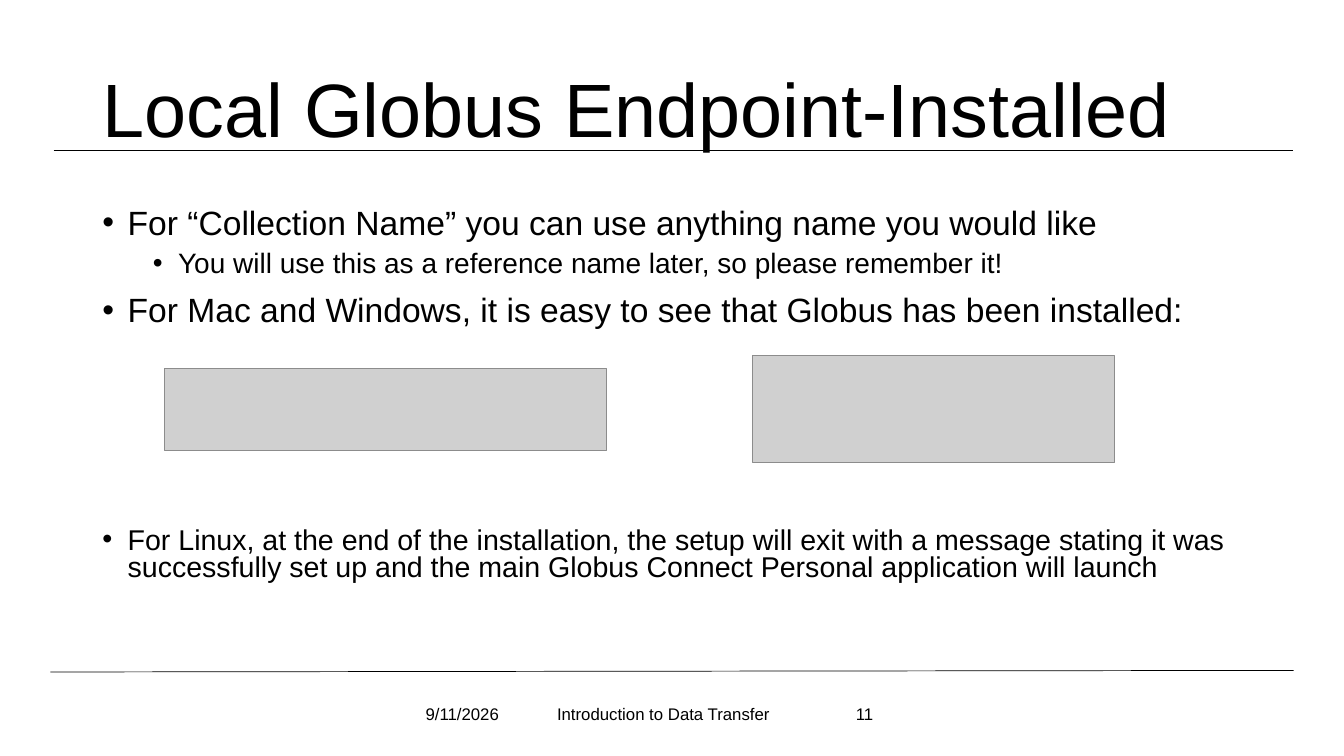
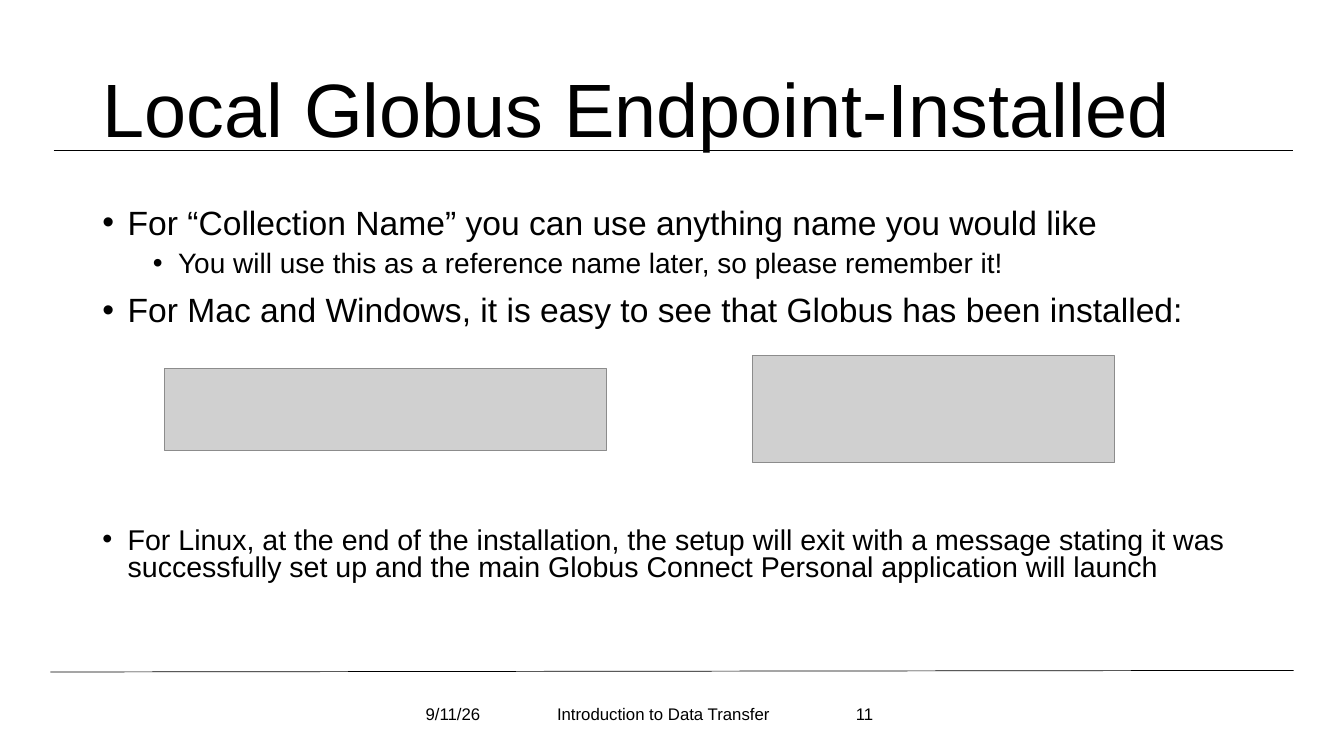
Before and after one commit to ResearchComputing/data_transfer_with_globus_quick_byte, a slide deck: slide 11 of data_transfer_with_globus.pptx. Drawn at 1344x756 pixels with LibreOffice and Linux fonts; fonts in the diff are those of the drawing; grey boxes stand for pictures; background and template pictures are left out. Boxes give left, top, right and bottom in pixels: in the first picture for what was removed or moved away, otherwise in the second. Text is boxed around its words. In the diff, an @@ line names an element or a change of style, - is before the commit and + after.

```diff
--- a/data_transfer_with_globus.pptx
+++ b/data_transfer_with_globus.pptx
@@ text in rectangle at (426, 708, 481, 721): text changed @@
-9/11/2026
+9/11/26
```
Also in this commit, not shown: 15 other slides changed, 1 slide added, 1 slide removed, 1 other file.
